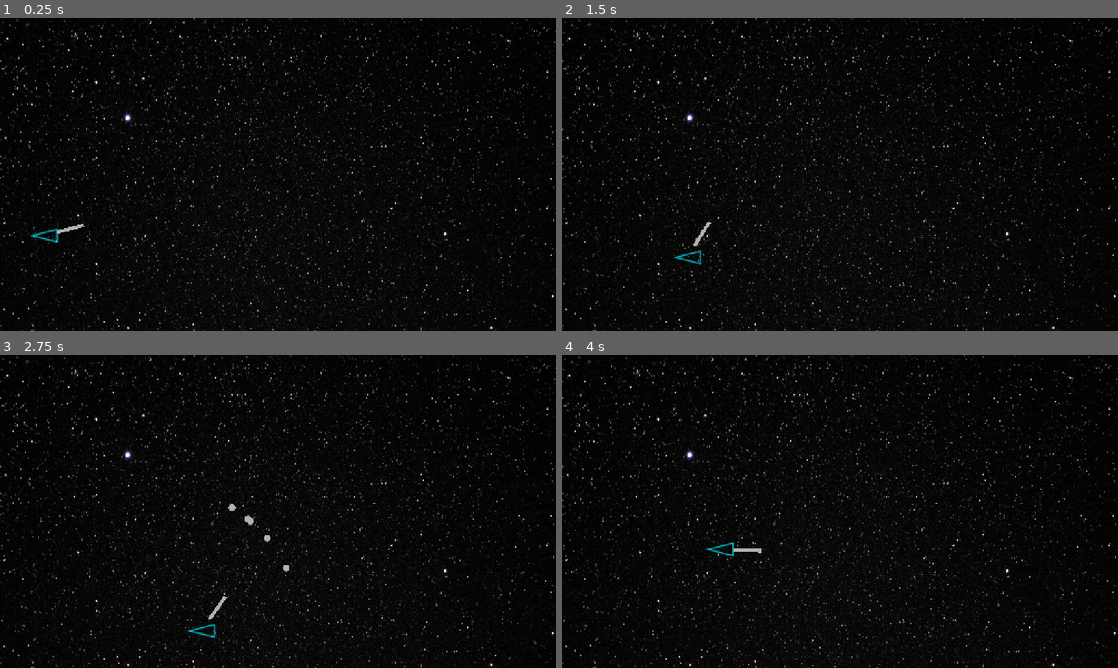
Above: before the commit, frames 1-4 (two rows, left to right).
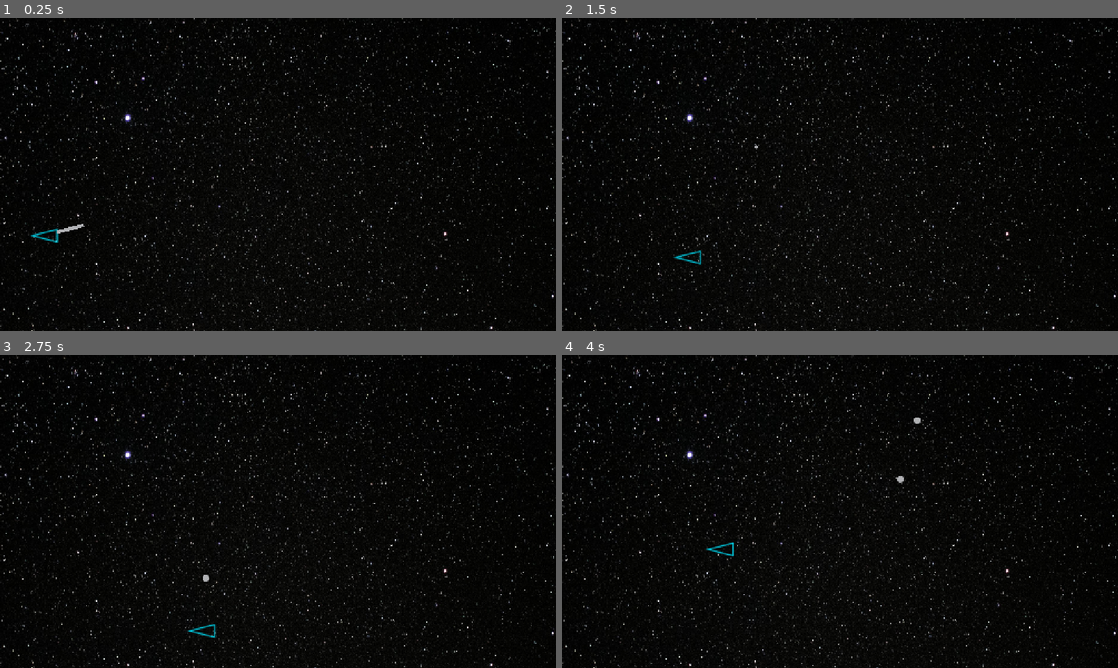
Above: after the commit, the same moments.

Repository: mendezprog/ganado-a-perder
Game: Godot game, scene res://Scenes/level.tscn
Same seed, same stepped clock (60 frames per second), same inputs: the game is played once before the commit and once after it.
Inputs (mouse positions are in pixels of both pictures, inside the frame that each line leads up to):
- Up to frame 1 (0.25 s): no input
- Up to frame 2 (1.5 s): tap Enter at 0.5 s; move the mouse to (962, 158) at 0.52 s; hold D (right) 0.53-1.28 s; tap 1 (1) at 0.6 s; tap 2 (2) at 0.8, 1.35 s; move the mouse to (728, 190) at 1.27 s; hold S (down) from 1.28 s (still down)
- Up to frame 3 (2.75 s): tap 3 (3) at 1.55, 2.1 s; move the mouse to (333, 442) at 2.02 s; release S (down) at 2.03 s; hold D (right) from 2.03 s (still down); click (333, 442) at 2.3 s
- Up to frame 4 (4 s): move the mouse to (812, 574) at 2.77 s; release D (right) at 2.78 s; hold W (up) 2.78-3.53 s; click (812, 574) at 2.85 s; tap 1 (1) at 3.05, 3.6 s; move the mouse to (1006, 558) at 3.52 s; hold A (left) from 3.53 s (still down); tap 2 (2) at 3.8 s

The runs differ from the first frame. In frame 2, less than 0.1% of the frame differs, in the area x 23-36%, y 40-73%; in frame 3, 0.2%, in the area x 36-52%, y 47-85%; in frame 4, 0.1%.

Commit message:
boleadoras y selector de armas

Diff:
--- /dev/null
+++ b/ganado a perder/Scenes/Scripts/boleadora.gd
@@ -0,0 +1,14 @@
+extends Area2D
+
+@export var speed := 400.0
+@export var direction := Vector2.RIGHT
+@export var lifetime := 2.0
+
+func _ready():
+	# Autodestruir tras unos segundos
+	await get_tree().create_timer(lifetime).timeout
+	rotation = direction.angle()
+	queue_free()
+
+func _process(delta):
+	position += direction.normalized() * speed * delta
--- a/ganado a perder/Scenes/Scripts/player.gd
+++ b/ganado a perder/Scenes/Scripts/player.gd
@@ -1,4 +1,11 @@
 extends CharacterBody2D
+
+enum WeaponType { MELEE, GUN, BOLEADORAS }
+var current_weapon : WeaponType = WeaponType.MELEE
+
+@onready var melee = $WeaponsPivot/Melee
+@onready var gun = $WeaponsPivot/trabuco
+@onready var boleadora_scene = preload("res://Scenes/boleadora.tscn")
 
 @export var speed: int = 250
 @export var roll_speed: int = 600
@@ -40,8 +47,22 @@
 			var input_direction = Input.get_vector("left", "right", "up", "down")
 			if input_direction != Vector2.ZERO:
 				roll(input_direction)
+
+	if Input.is_action_just_pressed("1"):
+		select_weapon(WeaponType.MELEE)
+	elif Input.is_action_just_pressed("2"):
+		select_weapon(WeaponType.GUN)
+	elif Input.is_action_just_pressed("3"):
+		select_weapon(WeaponType.BOLEADORAS)
+
 	if Input.is_action_just_pressed("leftClick"):
-		shoot()
+		match current_weapon:
+			WeaponType.MELEE:
+				melee.start_swing()
+			WeaponType.GUN:
+				shoot()
+			WeaponType.BOLEADORAS:
+				launch_boleadora()
 
 func movement() -> void:
 	var direction = Input.get_vector("left", "right", "up", "down")
@@ -79,3 +100,19 @@
 	# Start cooldown *after* shooting
 	await get_tree().create_timer(shoot_cooldown).timeout
 	can_shoot = true
+
+func launch_boleadora():
+	var boleadora = boleadora_scene.instantiate()
+	boleadora.global_position = $WeaponsPivot.global_position
+
+	var mouse_position = get_global_mouse_position()
+	var direction = (mouse_position - boleadora.global_position).normalized()
+	boleadora.direction = direction
+
+	get_tree().current_scene.add_child(boleadora)
+
+func select_weapon(weapon: WeaponType):
+	current_weapon = weapon
+	melee.visible = (weapon == WeaponType.MELEE)
+	$WeaponsPivot/trabuco.visible = (weapon == WeaponType.GUN)
+	# Las boleadoras no tienen un sprite en el jugador, así que no se cambia nada más
--- /dev/null
+++ b/ganado a perder/Scenes/boleadora.tscn
@@ -0,0 +1,16 @@
+[gd_scene load_steps=4 format=3 uid="uid://bvgepj7vfbpy6"]
+
+[ext_resource type="Script" uid="uid://4w5m2ytms6sj" path="res://Scenes/Scripts/boleadora.gd" id="1_5e5yj"]
+[ext_resource type="Texture2D" uid="uid://c3qgqkunxdebp" path="res://Graficos/bullet.png" id="1_jqgga"]
+
+[sub_resource type="CircleShape2D" id="CircleShape2D_5e5yj"]
+radius = 7.0
+
+[node name="boleadora" type="Area2D"]
+script = ExtResource("1_5e5yj")
+
+[node name="Sprite2D" type="Sprite2D" parent="."]
+texture = ExtResource("1_jqgga")
+
+[node name="CollisionShape2D" type="CollisionShape2D" parent="."]
+shape = SubResource("CircleShape2D_5e5yj")
--- a/ganado a perder/Scenes/bullet.tscn
+++ b/ganado a perder/Scenes/bullet.tscn
@@ -4,6 +4,7 @@
 [ext_resource type="Texture2D" uid="uid://c3qgqkunxdebp" path="res://Graficos/bullet.png" id="2_ycag2"]
 
 [sub_resource type="CircleShape2D" id="CircleShape2D_6afsh"]
+radius = 8.0
 
 [node name="Bullet" type="Area2D"]
 script = ExtResource("1_oduel")
--- a/ganado a perder/Scenes/player.tscn
+++ b/ganado a perder/Scenes/player.tscn
@@ -1,9 +1,10 @@
-[gd_scene load_steps=5 format=3 uid="uid://lmjmmvqk0t6f"]
+[gd_scene load_steps=6 format=3 uid="uid://lmjmmvqk0t6f"]
 
 [ext_resource type="Script" uid="uid://c42ejb6f4vueh" path="res://Scenes/Scripts/player.gd" id="1_cvnsp"]
 [ext_resource type="Texture2D" uid="uid://kjwg6vxu6jlo" path="res://Graficos/ship.png" id="1_v0iea"]
 [ext_resource type="PackedScene" uid="uid://dpptf6liina8c" path="res://Scenes/melee.tscn" id="3_6t5aa"]
 [ext_resource type="Script" uid="uid://dhhjdc61iowd2" path="res://Scenes/Scripts/weapons_pivot.gd" id="3_vgqql"]
+[ext_resource type="PackedScene" uid="uid://bvgepj7vfbpy6" path="res://Scenes/boleadora.tscn" id="5_fkybt"]
 
 [node name="Player" type="CharacterBody2D"]
 script = ExtResource("1_cvnsp")
@@ -21,3 +22,5 @@
 position = Vector2(128, 0)
 
 [node name="trabuco" type="Node2D" parent="WeaponsPivot"]
+
+[node name="boleadora" parent="WeaponsPivot" instance=ExtResource("5_fkybt")]
Not shown, added: ganado a perder/Scenes/Scripts/boleadora.gd.uid
